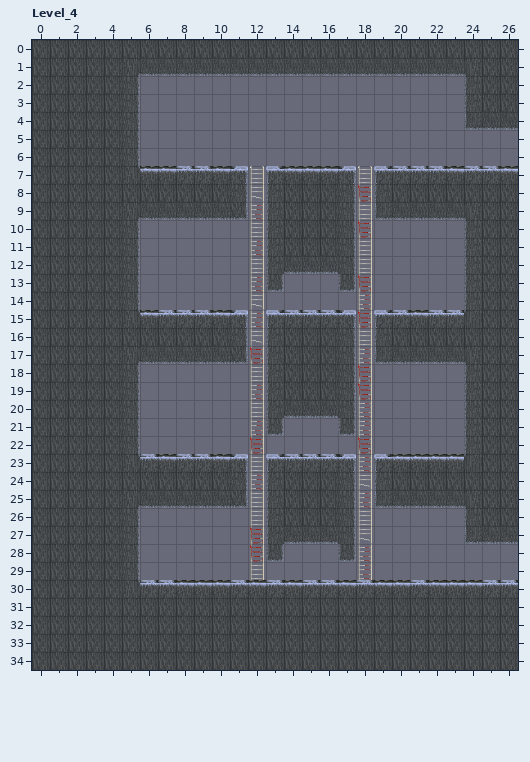
A LDtk project gets an edit: Assets/Mefedron(kolya)/LDtk_Lvls/Lvl_4.ldtk. That is the earlier state.
Cells are 32x32 px. Shown: Level_4 x 0..26, y 0..34.
The same view after the edit:
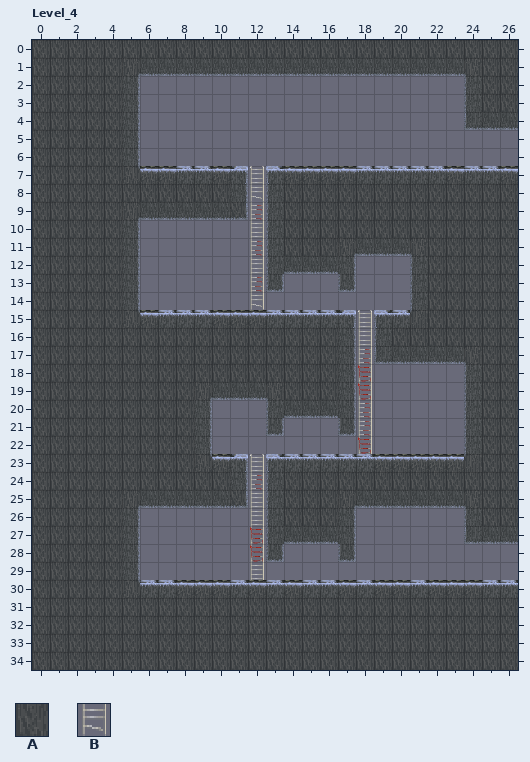
Key: from "Ground": A 1 "Ground"; from "Stairs": B 1 "Stairs".
_ is an empty cell.
Change:
Layer "Ground":
There is now tile A in rows 7 to 9 at x 18; in rows 10 to 11 at x 18 to 23; in rows 12 to 14 at x 21 to 23; in rows 15 to 17 at x 12; in rows 18 to 19 at x 6 to 12; in rows 20 to 22 at x 6 to 9.
There is now tile A in rows 23 to 25 at x 18.
Layer "Stairs":
Tile B is removed in rows 7 to 14 at x 18; in rows 15 to 22 at x 12; in rows 23 to 29 at x 18.
